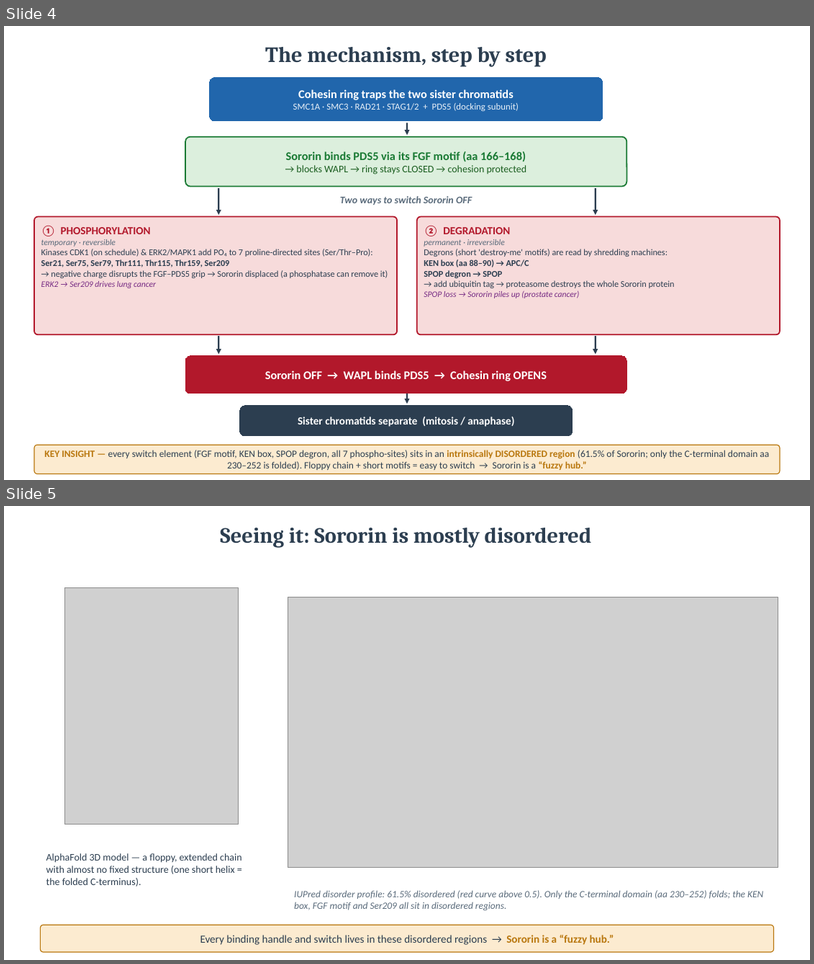
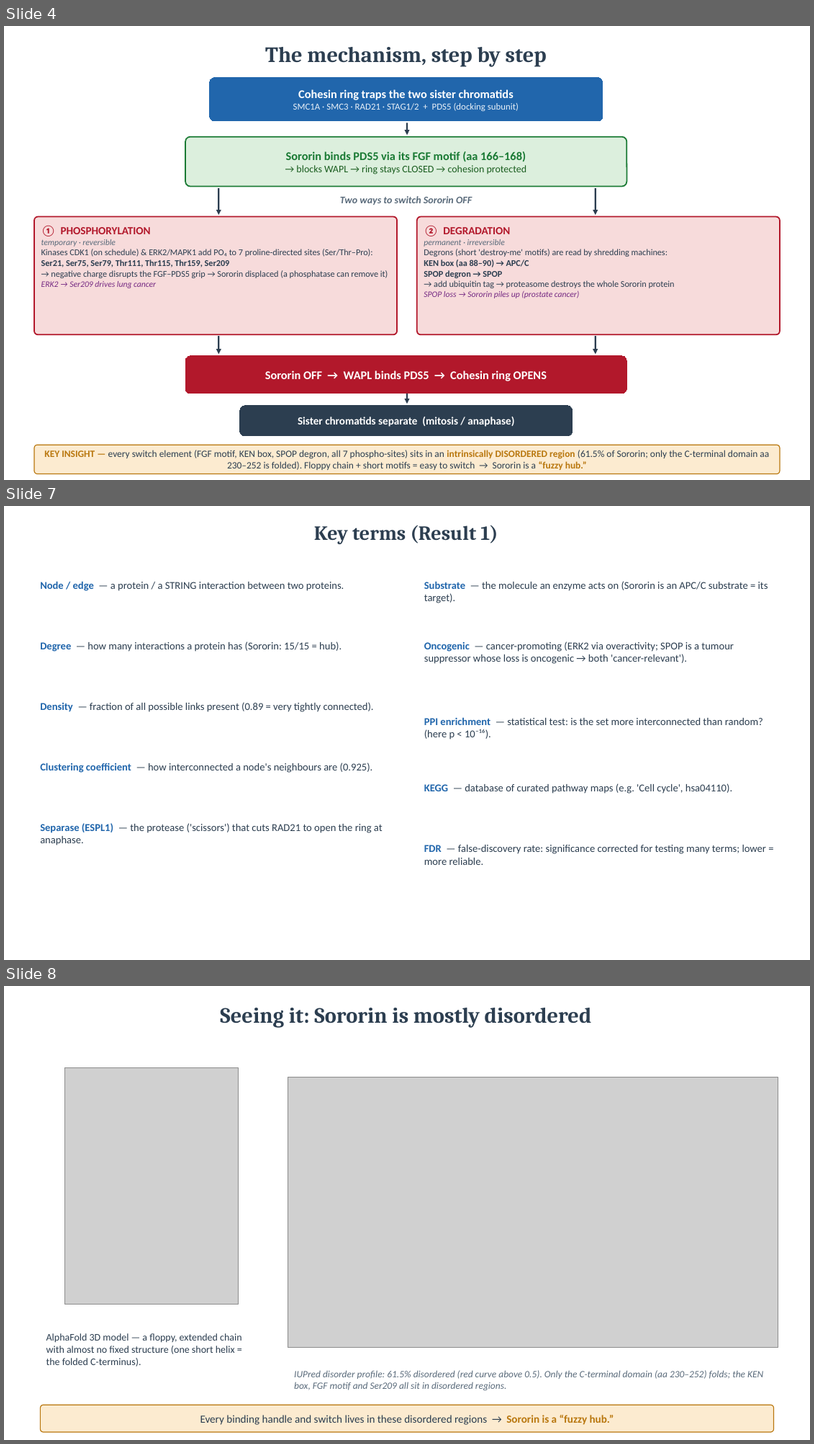
Before and after one commit to amirh0ss3in/Sororin_project, a slide deck: Sororin_mechanism_flowchart.pptx. Shown one above the other, each under a label of ours: slides 4 and 5 before the commit, slides 4, 7 and 8 after it; the slides between them are not shown. The pictures are 814x964 and 814x1444 pixels, drawn with LibreOffice and Linux fonts; fonts in the diff are those of the drawing; grey boxes stand for pictures. Boxes give left, top, right and bottom in pixels: in the first picture for what was removed or moved away, otherwise in the second. Text is boxed around its words. In the diff, an @@ line names an element or a change of style, - is before the commit and + after.

Commit message:
PPT improved

```diff
--- a/Sororin_mechanism_flowchart.pptx
+++ b/Sororin_mechanism_flowchart.pptx
@@ slide 7 added at [4,506,810,960], background #FFFFFF @@
@@ text added at [314,525,498,544], 24 pt, text #2C3E50, bold @@
+Key terms (Result 1)
@@ text added at [40,581,344,591], 12.5 pt, text #2C3E50 @@
+Node / edge — a protein / a STRING interaction between two proteins.
@@ text added at [424,581,769,603], 12.5 pt, text #2C3E50 @@
+Substrate — the molecule an enzyme acts on (Sororin is an APC/C substrate = its target).
@@ text added at [40,641,342,651], 12.5 pt, text #2C3E50 @@
+Degree — how many interactions a protein has (Sororin: 15/15 = hub).
@@ text added at [424,641,734,664], 12.5 pt, text #2C3E50 @@
+Oncogenic — cancer-promoting (ERK2 via overactivity; SPOP is a tumour suppressor whose loss is oncogenic → both 'cancer-relevant').
@@ text added at [40,702,374,712], 12.5 pt, text #2C3E50 @@
+Density — fraction of all possible links present (0.89 = very tightly connected).
@@ text added at [424,717,764,739], 12.5 pt, text #2C3E50 @@
+PPI enrichment — statistical test: is the set more interconnected than random? (here p < 10⁻¹⁶).
@@ text added at [40,762,373,772], 12.5 pt, text #2C3E50 @@
+Clustering coefficient — how interconnected a node's neighbours are (0.925).
@@ text added at [424,783,733,793], 12.5 pt, text #2C3E50 @@
+KEGG — database of curated pathway maps (e.g. 'Cell cycle', hsa04110).
@@ text added at [40,823,383,845], 12.5 pt, text #2C3E50 @@
+Separase (ESPL1) — the protease ('scissors') that cuts RAD21 to open the ring at anaphase.
@@ text added at [424,844,767,865], 12.5 pt, text #2C3E50 @@
+FDR — false-discovery rate: significance corrected for testing many terms; lower = more reliable.
@@ what was slide 5 is now slide 8 @@
```
Also in this commit, not shown: 2 other slides added.
